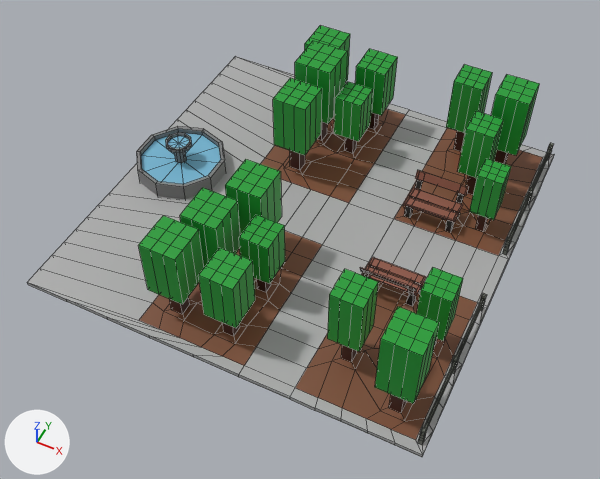
Renders of the Blender file SafetyFirst/Budynek06.blend from each side of a commit.
Rendered twice from a camera (50 mm lens) standing at (3.17, -6.61, 7.76) and looking at (0.06, -0.38, -0.03). Every picture has the same lights, and +X, +Y and +Z are marked at lower left. Mesh edges are drawn as thin lines.

The older version as bpy lines, for what is in view:
```python
me_circle_023 = bpy.data.meshes.new('Circle.023')
me_circle_023.from_pydata(...)  # 1474 vertices, 1502 faces; spans x -5.0..5.0, y -5.0..5.0, z 0.0..2.81
me_circle_023.materials.append(mat_pavement)  # grey #adadad
me_circle_023.materials.append(mat_ground)  # brown #7e5036
me_circle_023.materials.append(mat_log)  # dark red #46241d
me_circle_023.materials.append(mat_leaf)  # green #1c9c32
me_circle_023.materials.append(mat_bench1)  # black #202020
me_circle_023.materials.append(mat_bench2)  # brown #8f5746
me_circle_023.materials.append(mat_fence)  # dark grey #62655c
me_circle_023.materials.append(mat_fountain)  # grey #7f7f7f
me_circle_023.materials.append(mat_water)  # blue #76b7d5
ob_tree_type5_02_model = bpy.data.objects.new('Tree Type5 02 Model', me_circle_023)
ob_tree_type5_02_model.location = (0.0, 0.0, 0.0)
ob_tree_type5_02_model.rotation_euler = (0.0, 0.0, 1.571)  # degrees (0, 0, 90)
ob_tree_type5_02_model.scale = (0.5, -0.5, 0.5)
```
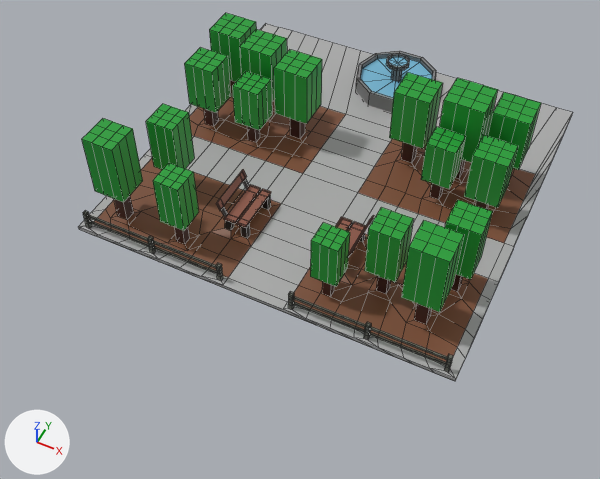
The newer file is also turned or shifted as a whole; pictures and numbers use the older file's frame.

Patch to the scene script:
```diff
--- a/SafetyFirst/Budynek06.blend.py
+++ b/SafetyFirst/Budynek06.blend.py
@@ me_circle_023 @@
 # used by ob_tree_type5_02_model
-me_circle_023.from_pydata(...)  # 1474 vertices, 1502 faces; spans x -5.0..5.0, y -5.0..5.0, z 0.0..2.81
+me_circle_023.from_pydata(...)  # 1473 vertices, 1472 faces; spans x -2.5..2.5, y -1.5..3.5, z 0.0..1.4
+# me_circle_023 part 1: the loose piece of 1352 vertices spanning x -5.0..5.0, y -5.0..5.0, z 0.0..2.81 is scaled about its middle by (0.5, -0.5, 0.5), then moved by (0.0, 1.0, -0.7)
+# me_circle_023 part 2: a new loose piece of 61 vertices spanning x -0.17..0.17, y 2.74..3.06, z 0.13..0.53
+# me_circle_023 part 3: a new loose piece of 40 vertices spanning x -0.6..0.6, y 2.33..3.47, z 0.03..0.28, in mat_fountain (grey #7f7f7f)
+# me_circle_023 part 4: a new loose piece of 20 vertices spanning x -0.55..0.55, y 2.38..3.42, z 0.21, in mat_water (blue #76b7d5)
+# me_circle_023 part 5: the loose piece of 122 vertices spanning x -1.2..1.2, y -4.94..-2.66, z 0.05..1.06 is deleted
 me_circle_023.materials.append(mat_pavement)
@@ ob_tree_type5_02_model @@
 ob_tree_type5_02_model.location = (0.0, 0.0, 0.0)
-ob_tree_type5_02_model.rotation_euler = (0.0, 0.0, 1.571)  # degrees (0, 0, 90)
-ob_tree_type5_02_model.scale = (0.5, -0.5, 0.5)
```

Location of each change, (x1, y1, x2, y2) in pixels of the pictures (600 x 479 px; the box of a moved part takes in the faces that stretch with it):
'Tree Type5 02 Model', reshaped, turned, rescaled
    before: (27, 25, 554, 457)
    after: (78, 13, 573, 381)
part 1 of me_circle_023, moved or reshaped
    before: (27, 25, 554, 457)
    after: (78, 13, 573, 381)
part 2 of me_circle_023, added
    after: (386, 53, 410, 81)
part 3 of me_circle_023, added
    after: (356, 51, 436, 113)
part 4 of me_circle_023, added (blue)
    after: (360, 57, 432, 98)
part 5 of me_circle_023, deleted
    before: (137, 126, 226, 199)
